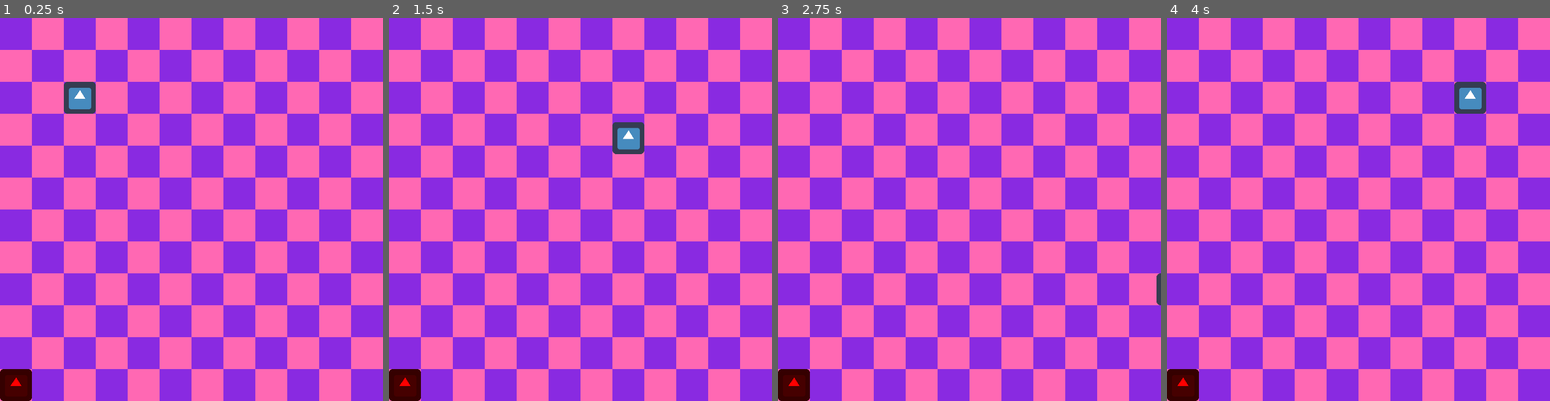
Above: before the commit, frames 1-4 (left to right).
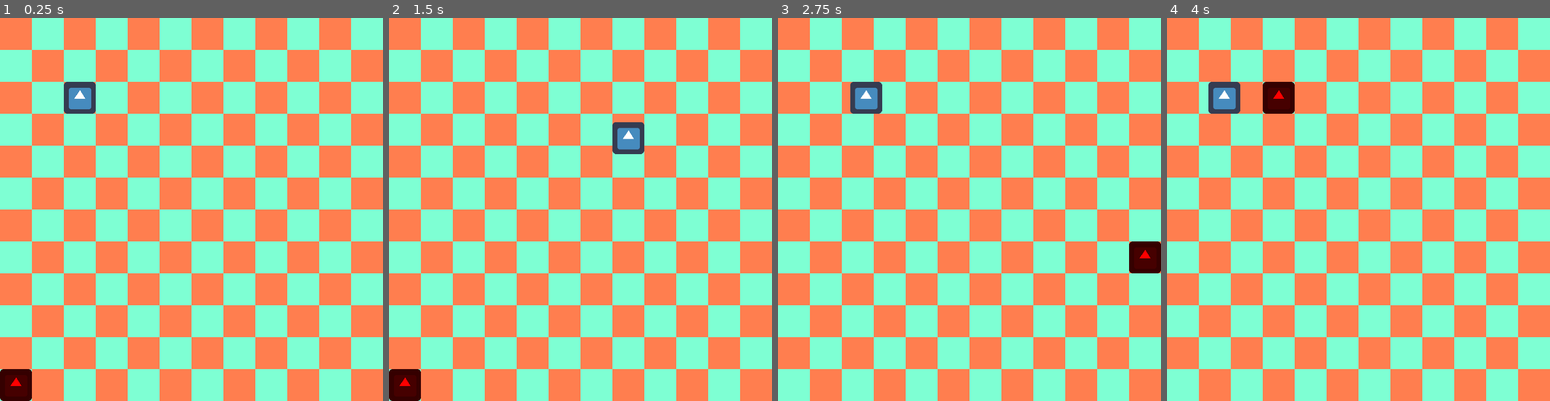
Above: after the commit, the same moments.

Repository: Enriik/Dancer
Game: Godot game, scene res://scenes/Game.tscn
The game is run twice, just before and just after one commit, with the same random seed, the same clock (stepped at 60 frames per second) and the same inputs. The engine's default icon, where the game draws it, is replaced by a stand-in: a white triangle on a blue panel in a dark square.
Inputs:
- Up to frame 1 (0.25 s): no input
- Up to frame 2 (1.5 s): tap Enter at 0.5 s; hold Right (ui_right) 0.53-1.28 s; hold Down (ui_down) from 1.28 s (still down)
- Up to frame 3 (2.75 s): release Down (ui_down) at 2.03 s; hold Right (ui_right) from 2.03 s (still down)
- Up to frame 4 (4 s): release Right (ui_right) at 2.78 s; hold Up (ui_up) 2.78-3.53 s; hold Left (ui_left) from 3.53 s (still down)

The runs differ from the first frame. In frame 1, 99% of the frame differs, in the area x 0-100%, y 0-100%; in frame 2, 99%; in frame 3, 100%; in frame 4, 100%.

Commit message:
Outbounds collision

Diff:
--- a/scenes/Game.tscn
+++ b/scenes/Game.tscn
@@ -8,3 +8,10 @@
 
 [node name="Player" parent="." instance=ExtResource( 2 )]
 position = Vector2( 64, 64 )
+
+[node name="Outbounds" type="Area2D" parent="."]
+
+[node name="CollisionPolygon2D" type="CollisionPolygon2D" parent="Outbounds"]
+polygon = PoolVector2Array( -1, 383, 0, 1, 385, 1, 385, 385, 411, 411, 413, -41, -33, -39, -34, 419, 411, 415, 385, 385 )
+
+[connection signal="area_entered" from="Outbounds" to="." method="_on_Outbounds_area_entered"]
--- a/src/Game.gd
+++ b/src/Game.gd
@@ -5,7 +5,7 @@
 var col = 12
 var size = Vector2(32,32)
 var grid_size = 32
-var colors = [Color.blueviolet,Color.hotpink]
+var colors = [Color.coral,Color.aquamarine]
 
 onready var dancer = preload("res://scenes/Dancer.tscn")
 
@@ -38,3 +38,9 @@
 func spawn_new():
 	points += 5
 	spawn_dancer()
+
+
+func _on_Outbounds_area_entered(area):
+	if area.name == "Player":
+# warning-ignore:return_value_discarded
+		get_tree().reload_current_scene()
